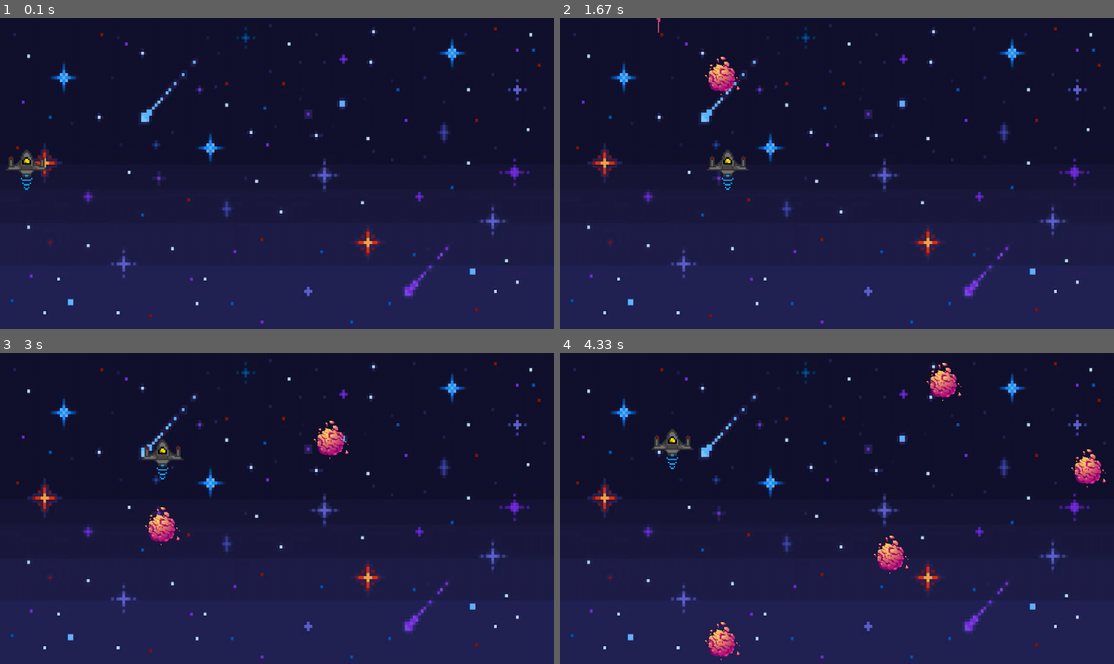
Above: before the commit, frames 1-4 (two rows, left to right).
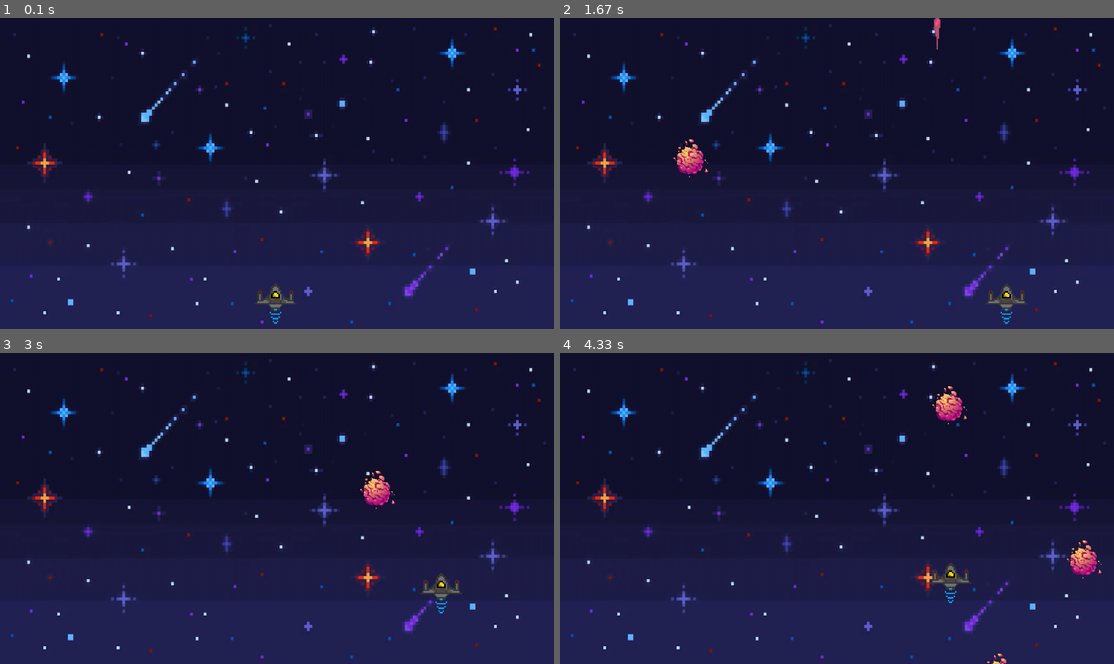
Above: after the commit, the same moments.

Repository: pxrposegen/Python---PyGame-Lib-Projects
Game: pygame game, started from SpaceWars.py
Same seed, same stepped clock (60 frames per second), same inputs: the game is played once before the commit and once after it.
Inputs (mouse positions are in pixels of both pictures, inside the frame that each line leads up to):
- Up to frame 1 (0.1 s): no input
- Up to frame 2 (1.67 s): hold Shift 0.33-0.8 s; hold D 0.33-0.8 s; click (814, 185) at 0.88 s; hold D 1.17-1.63 s
- Up to frame 3 (3 s): hold W 1.67-1.97 s; hold D 2-2.47 s; hold A from 2.5 s (still down)
- Up to frame 4 (4.33 s): release A at 3.03 s; hold S 3.07-3.37 s; hold A 3.4-3.8 s; hold W 3.83-4.2 s; hold D from 4.23 s (still down)

The runs differ from the first frame. In frame 1, 0.7% of the frame differs, in the area x 1-54%, y 42-99%; in frame 2, 1.6%; in frame 3, 1.9%; in frame 4, 3.1%, in the area x 16-99%, y 2-100%.

Commit message:
Implemented Directional Asteroids and LShift Sprint for Player Rocket

Diff:
--- a/SpaceWars.py
+++ b/SpaceWars.py
@@ -1,13 +1,13 @@
 import pygame
 from os.path import join
-from random import randint
+from random import randint, uniform
 
 class Player(pygame.sprite.Sprite):
     def __init__(self, groups):
         super().__init__(groups)
         self.image = pygame.image.load(join("assets", "plane.png"))
         self.image = pygame.transform.scale(self.image, (110, 110))
-        self.rect = self.image.get_frect(midleft=(10, WINDOW_HEIGHT / 2))
+        self.rect = self.image.get_frect(center = (WINDOW_WIDTH/2,WINDOW_HEIGHT-50))
         self.direction = pygame.math.Vector2()
         self.speed = 350
 
@@ -31,6 +31,11 @@
         )
         self.rect.center += self.direction * self.speed * delta_time
 
+        if keys[pygame.K_LSHIFT]:
+            self.speed = 500
+        else:
+            self.speed = 350
+
         if pygame.mouse.get_just_pressed()[0] and self.can_shoot:
             Laser(laser_image,self.rect.midtop,all_sprites)
             self.can_shoot = False
@@ -45,7 +50,7 @@
         self.rect = self.image.get_frect(midbottom = position)
 
     def update(self,delta):
-        self.rect.centery -= 350 * delta
+        self.rect.centery -= 700 * delta
         if self.rect.bottom < 0:
             self.kill()
 
@@ -54,10 +59,12 @@
         super().__init__(groups)
         self.image = surface
         self.rect = self.image.get_frect(center = position)
+        self.direction = pygame.math.Vector2(uniform(-0.5,0.5),1)
+        self.speed = randint(300,500)
 
     def update(self, delta):
-        self.rect.centery += 200 * delta
-        if self.rect.bottom > WINDOW_HEIGHT:
+        self.rect.center += self.direction * self.speed * delta
+        if self.rect.top > WINDOW_HEIGHT:
             self.kill()
 
 pygame.init()
